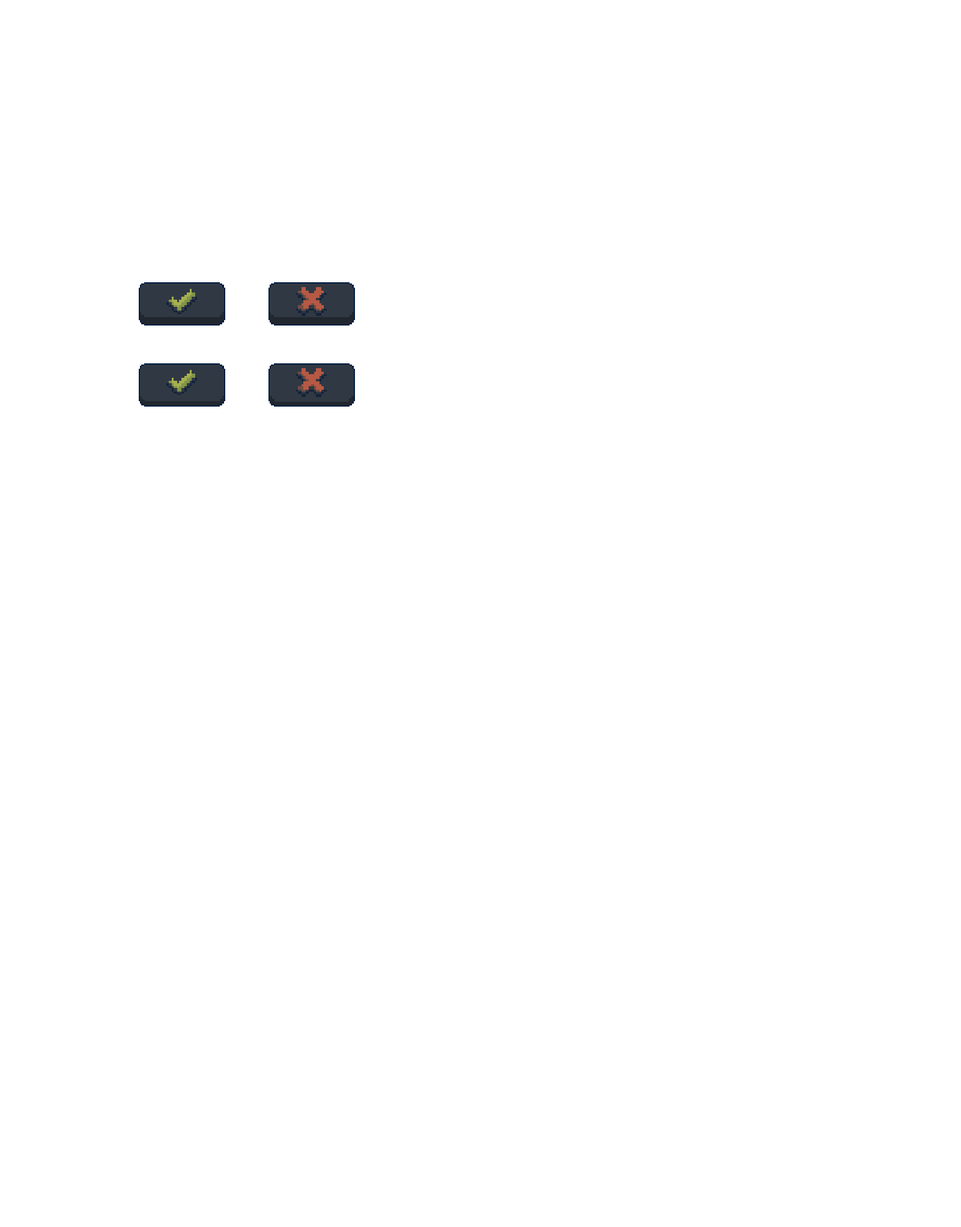
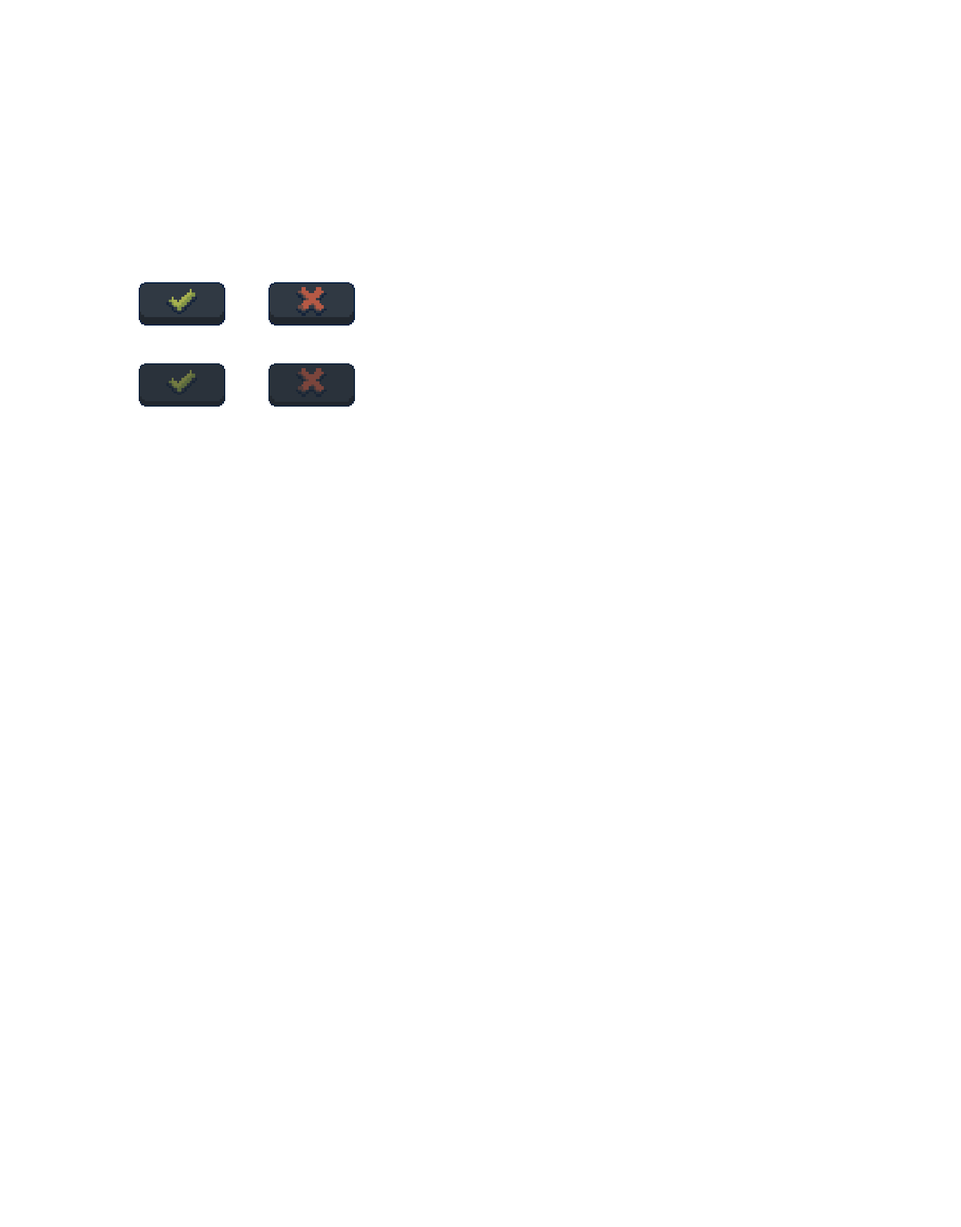
Layered file, before and after one edit (961 × 1227). Changes by layer:
renamed "Button copy" to "Layer 17", moved it above "Layer 15", painted on it over [268, 363, 356, 407]
painted on "Layer 15" (1st of 2, in "UI" › "Buttons" › "No Clicked") over [268, 363, 356, 407]
renamed "Button" to "Layer 16", moved it above "Layer 14", painted on it over [138, 363, 285, 407]
painted on "Layer 14" (1st of 2, in "UI" › "Buttons" › "Yes clicked") over [138, 363, 226, 407]
